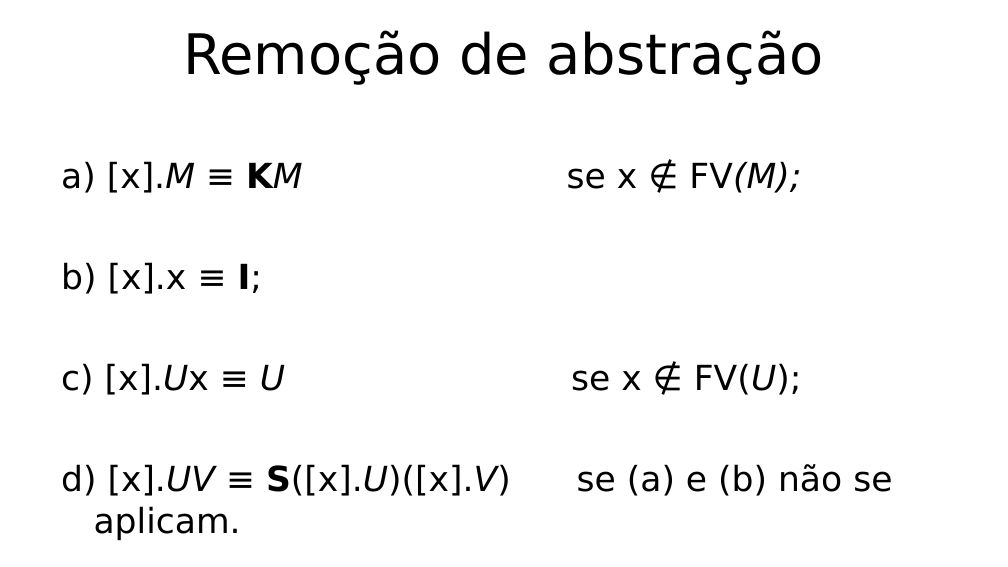
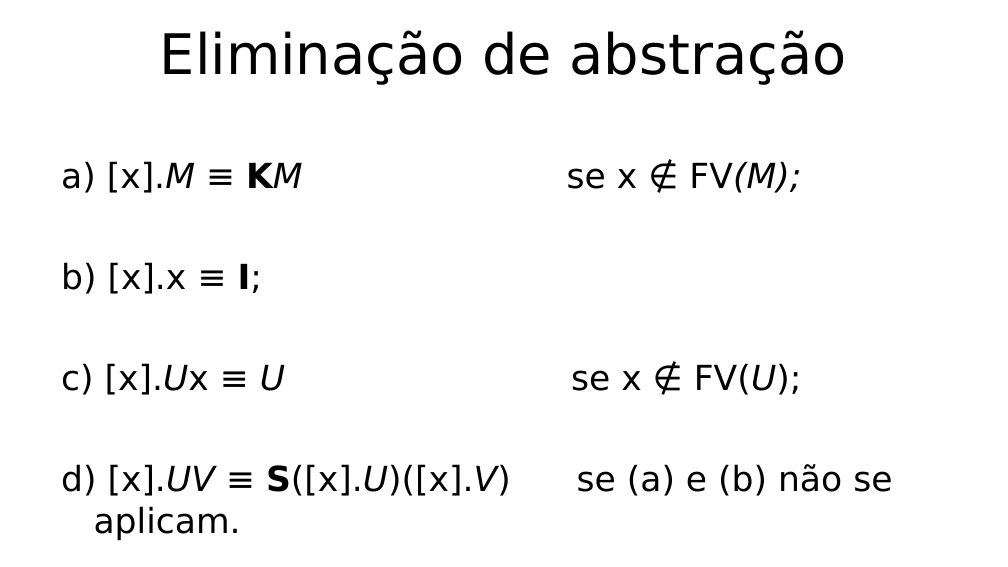
Before and after one commit to hlah/teoria_da_computacao, a slide deck: slide 12 of pesquisa/slides.odp. Drawn at 1008x567 pixels with LibreOffice and Linux fonts; fonts in the diff are those of the drawing. Boxes give left, top, right and bottom in pixels: in the first picture for what was removed or moved away, otherwise in the second. Text is boxed around its words. In the diff, an @@ line names an element or a change of style, - is before the commit and + after.

Commit message:
slide 4: troca de semântica por sintaxe highlight dos termos no slide 8,9 slide 12: troca de remoção por eliminação de abstração

```diff
--- a/pesquisa/slides.odp
+++ b/pesquisa/slides.odp
@@ title at (160,30,847,85): text changed @@
-Remoção de abstração
+Eliminação de abstração
```
Also in this commit, not shown: 5 other slides changed, 1 slide added, 1 slide removed.
